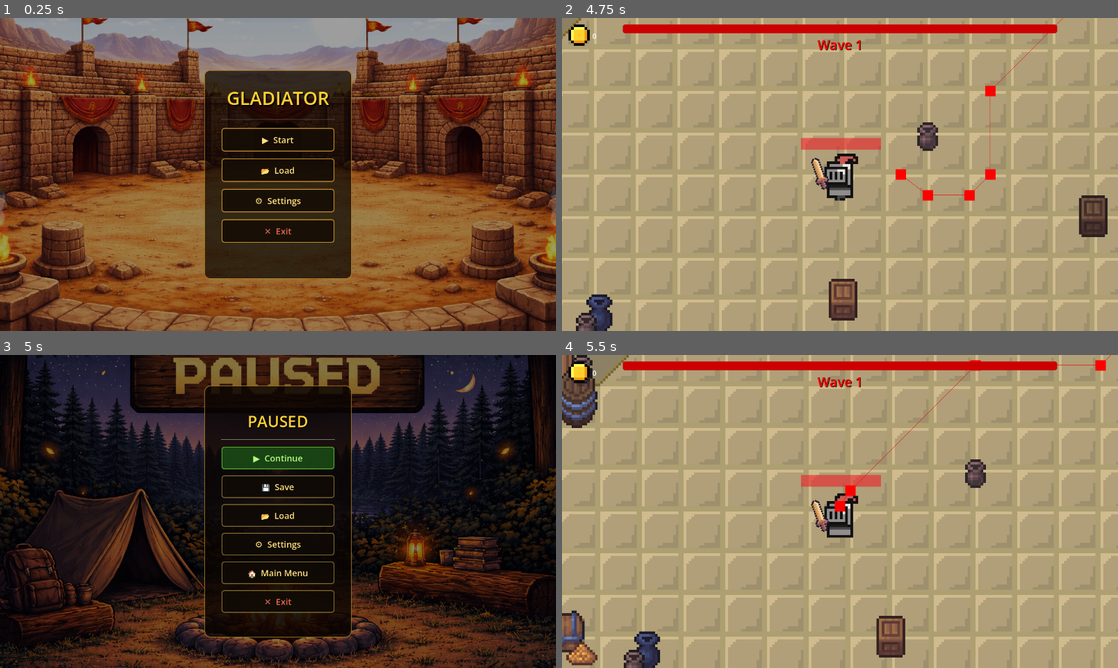
Above: before the commit, frames 1-4 (two rows, left to right).
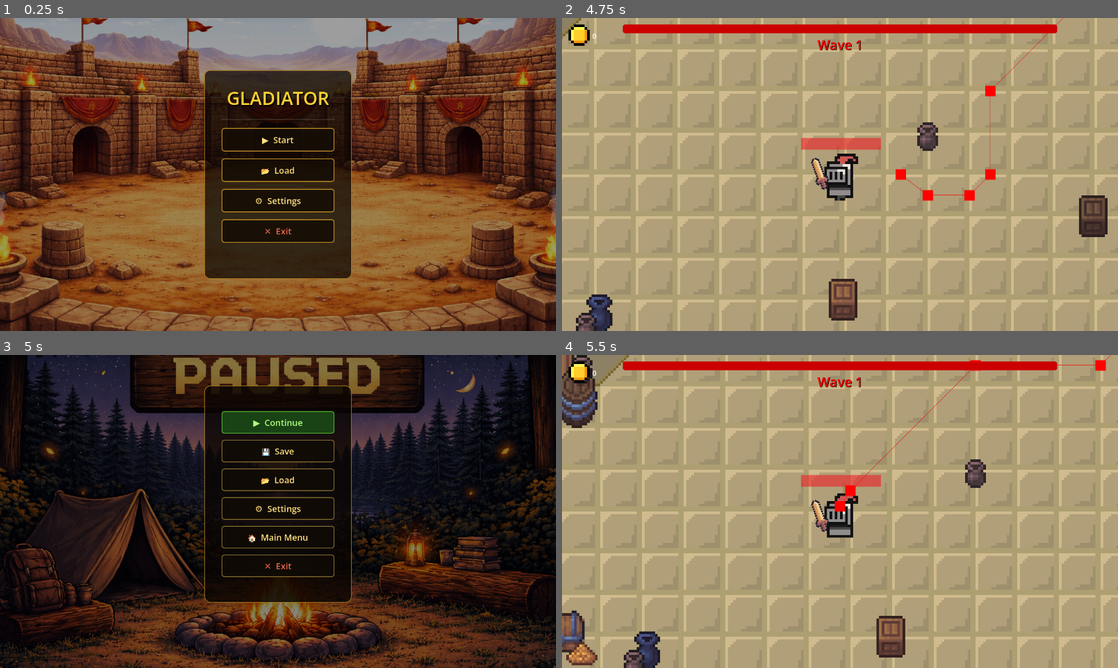
Above: after the commit, the same moments.

Repository: DavydGladius/Gladiator
Game: Godot game, scene res://Scenes/main_menu.tscn
The game is run twice, just before and just after one commit, with the same random seed, the same clock (stepped at 60 frames per second) and the same inputs. Sound files missing from this copy of the repository are replaced by a short silence.
Inputs (mouse positions are in pixels of both pictures, inside the frame that each line leads up to):
- Up to frame 1 (0.25 s): no input
- Up to frame 2 (4.75 s): click "▶ Start" at 0.5 s; tap Enter at 1.25 s; move the mouse to (962, 158) at 1.27 s; hold D (right) 1.28-2 s; click (962, 158) at 1.35 s; drag from (728, 190) to (867, 146) at 2.02 s; move the mouse to (895, 105) at 2.77 s; hold D (right) 2.78-3.5 s; hold Shift 2.78-3.5 s; drag from (812, 237) to (673, 127) at 3.52 s; move the mouse to (1006, 221) at 4.27 s; hold A (left) from 4.28 s (still down); tap Ctrl at 4.35 s
- Up to frame 3 (5 s): keep holding A (left); tap Escape (Escape) at 4.9 s
- Up to frame 4 (5.5 s): release A (left) at 5 s; click "▶ Continue" at 5 s

Frames 1-2 are identical in both runs. In frame 3, 7.1% of the frame differs, in the area x 36-64%, y 17-91%; in frame 4, nothing differs.

Commit message:
UI overhaul PART1.1 minor fixes

Diff:
--- a/Scenes/SettingsWindow.tscn
+++ b/Scenes/SettingsWindow.tscn
@@ -18,7 +18,7 @@
 corner_radius_bottom_left = 12
 
 [sub_resource type="StyleBoxFlat" id="StyleBoxFlat_slider_bg"]
-bg_color = Color(0.15, 0.1, 0.03, 1.0)
+bg_color = Color(0.15, 0.1, 0.03, 1)
 border_width_left = 1
 border_width_top = 1
 border_width_right = 1
@@ -30,13 +30,17 @@
 corner_radius_bottom_left = 4
 
 [sub_resource type="StyleBoxFlat" id="StyleBoxFlat_slider_fill"]
-bg_color = Color(0.8, 0.6, 0.1, 1.0)
+bg_color = Color(0.8, 0.6, 0.1, 1)
 corner_radius_top_left = 4
 corner_radius_top_right = 4
 corner_radius_bottom_right = 4
 corner_radius_bottom_left = 4
 
 [sub_resource type="StyleBoxFlat" id="StyleBoxFlat_btn_normal"]
+content_margin_left = 20.0
+content_margin_top = 10.0
+content_margin_right = 20.0
+content_margin_bottom = 10.0
 bg_color = Color(0.08, 0.05, 0.02, 0.88)
 border_width_left = 2
 border_width_top = 2
@@ -47,42 +51,38 @@
 corner_radius_top_right = 6
 corner_radius_bottom_right = 6
 corner_radius_bottom_left = 6
+
+[sub_resource type="StyleBoxFlat" id="StyleBoxFlat_btn_pressed"]
 content_margin_left = 20.0
+content_margin_top = 10.0
 content_margin_right = 20.0
-content_margin_top = 10.0
 content_margin_bottom = 10.0
-
-[sub_resource type="StyleBoxFlat" id="StyleBoxFlat_btn_hover"]
-bg_color = Color(0.5, 0.32, 0.05, 0.95)
-border_width_left = 2
-border_width_top = 2
-border_width_right = 2
-border_width_bottom = 2
-border_color = Color(1.0, 0.78, 0.2, 1.0)
+bg_color = Color(0.3, 0.18, 0.02, 1)
+border_width_left = 2
+border_width_top = 2
+border_width_right = 2
+border_width_bottom = 2
+border_color = Color(1, 0.9, 0.3, 1)
 corner_radius_top_left = 6
 corner_radius_top_right = 6
 corner_radius_bottom_right = 6
 corner_radius_bottom_left = 6
+
+[sub_resource type="StyleBoxFlat" id="StyleBoxFlat_btn_hover"]
 content_margin_left = 20.0
+content_margin_top = 10.0
 content_margin_right = 20.0
-content_margin_top = 10.0
 content_margin_bottom = 10.0
-
-[sub_resource type="StyleBoxFlat" id="StyleBoxFlat_btn_pressed"]
-bg_color = Color(0.3, 0.18, 0.02, 1.0)
-border_width_left = 2
-border_width_top = 2
-border_width_right = 2
-border_width_bottom = 2
-border_color = Color(1.0, 0.9, 0.3, 1.0)
+bg_color = Color(0.5, 0.32, 0.05, 0.95)
+border_width_left = 2
+border_width_top = 2
+border_width_right = 2
+border_width_bottom = 2
+border_color = Color(1, 0.78, 0.2, 1)
 corner_radius_top_left = 6
 corner_radius_top_right = 6
 corner_radius_bottom_right = 6
 corner_radius_bottom_left = 6
-content_margin_left = 20.0
-content_margin_right = 20.0
-content_margin_top = 10.0
-content_margin_bottom = 10.0
 
 [node name="Settings" type="Panel" unique_id=1258985486]
 anchors_preset = 15
@@ -93,7 +93,8 @@
 theme_override_styles/panel = SubResource("StyleBoxFlat_main")
 script = ExtResource("1_w8q4c")
 
-[node name="BgTexture" type="TextureRect" parent="."]
+[node name="BgTexture" type="TextureRect" parent="." unique_id=1167359595]
+modulate = Color(1, 1, 1, 0.55)
 layout_mode = 1
 anchors_preset = 15
 anchor_right = 1.0
@@ -102,18 +103,17 @@
 grow_vertical = 2
 texture = ExtResource("3_setbg")
 stretch_mode = 6
-modulate = Color(1, 1, 1, 0.55)
-
-[node name="DarkTint" type="ColorRect" parent="."]
+
+[node name="DarkTint" type="ColorRect" parent="." unique_id=52233090]
 layout_mode = 1
 anchors_preset = 15
 anchor_right = 1.0
 anchor_bottom = 1.0
 grow_horizontal = 2
 grow_vertical = 2
-color = Color(0.0, 0.0, 0.0, 0.55)
-
-[node name="CenterContainer" type="CenterContainer" parent="."]
+color = Color(0, 0, 0, 0.55)
+
+[node name="CenterContainer" type="CenterContainer" parent="." unique_id=1966738408]
 layout_mode = 1
 anchors_preset = 15
 anchor_right = 1.0
@@ -121,49 +121,41 @@
 grow_horizontal = 2
 grow_vertical = 2
 
-[node name="InnerPanel" type="PanelContainer" parent="CenterContainer"]
-layout_mode = 2
+[node name="InnerPanel" type="PanelContainer" parent="CenterContainer" unique_id=819657597]
 custom_minimum_size = Vector2(500, 0)
+layout_mode = 2
 theme_override_styles/panel = SubResource("StyleBoxFlat_main")
 
-[node name="VBoxLayout" type="VBoxContainer" parent="CenterContainer/InnerPanel"]
+[node name="VBoxLayout" type="VBoxContainer" parent="CenterContainer/InnerPanel" unique_id=1970813029]
 layout_mode = 2
 theme_override_constants/separation = 22
-offset_left = 30.0
-offset_top = 20.0
-offset_right = -30.0
-offset_bottom = -20.0
 
 [node name="Settings Label" type="Label" parent="CenterContainer/InnerPanel/VBoxLayout" unique_id=1732027832]
 layout_mode = 2
-theme_override_font_sizes/font_size = 38
-theme_override_colors/font_color = Color(1.0, 0.82, 0.2, 1.0)
-theme_override_colors/font_shadow_color = Color(0.0, 0.0, 0.0, 0.85)
-theme_override_constants/shadow_offset_x = 2
+theme_override_colors/font_color = Color(1, 0.82, 0.2, 1)
+theme_override_colors/font_shadow_color = Color(0, 0, 0, 0.85)
+theme_override_constants/shadow_offset_x = 1
 theme_override_constants/shadow_offset_y = 2
-text = "SETTINGS"
+theme_override_font_sizes/font_size = 15
+text = " "
 horizontal_alignment = 1
 
-[node name="TitleSep" type="HSeparator" parent="CenterContainer/InnerPanel/VBoxLayout"]
-layout_mode = 2
-theme_override_colors/separator_color = Color(0.65, 0.5, 0.12, 0.7)
-
-[node name="MusicRow" type="HBoxContainer" parent="CenterContainer/InnerPanel/VBoxLayout"]
+[node name="MusicRow" type="HBoxContainer" parent="CenterContainer/InnerPanel/VBoxLayout" unique_id=1382308520]
 layout_mode = 2
 theme_override_constants/separation = 20
 
 [node name="Music controls label" type="Label" parent="CenterContainer/InnerPanel/VBoxLayout/MusicRow" unique_id=1067116225]
-layout_mode = 2
 custom_minimum_size = Vector2(100, 0)
-theme_override_font_sizes/font_size = 20
-theme_override_colors/font_color = Color(0.95, 0.85, 0.55, 1.0)
+layout_mode = 2
+theme_override_colors/font_color = Color(0.95, 0.85, 0.55, 1)
+theme_override_font_sizes/font_size = 20
 text = "Music"
 vertical_alignment = 1
 
 [node name="Audio control" type="HSlider" parent="CenterContainer/InnerPanel/VBoxLayout/MusicRow" unique_id=1196352827]
+custom_minimum_size = Vector2(300, 28)
 layout_mode = 2
 size_flags_horizontal = 3
-custom_minimum_size = Vector2(300, 28)
 theme_override_styles/slider = SubResource("StyleBoxFlat_slider_bg")
 theme_override_styles/grabber_area = SubResource("StyleBoxFlat_slider_fill")
 theme_override_styles/grabber_area_highlight = SubResource("StyleBoxFlat_slider_fill")
@@ -173,22 +165,22 @@
 script = ExtResource("1_uv8lj")
 audio_bus_name = "Music"
 
-[node name="SFXRow" type="HBoxContainer" parent="CenterContainer/InnerPanel/VBoxLayout"]
+[node name="SFXRow" type="HBoxContainer" parent="CenterContainer/InnerPanel/VBoxLayout" unique_id=1637505449]
 layout_mode = 2
 theme_override_constants/separation = 20
 
 [node name="SFX controls label2" type="Label" parent="CenterContainer/InnerPanel/VBoxLayout/SFXRow" unique_id=735152743]
-layout_mode = 2
 custom_minimum_size = Vector2(100, 0)
-theme_override_font_sizes/font_size = 20
-theme_override_colors/font_color = Color(0.95, 0.85, 0.55, 1.0)
+layout_mode = 2
+theme_override_colors/font_color = Color(0.95, 0.85, 0.55, 1)
+theme_override_font_sizes/font_size = 20
 text = "SFX"
 vertical_alignment = 1
 
 [node name="Audio control2" type="HSlider" parent="CenterContainer/InnerPanel/VBoxLayout/SFXRow" unique_id=1452648667]
+custom_minimum_size = Vector2(300, 28)
 layout_mode = 2
 size_flags_horizontal = 3
-custom_minimum_size = Vector2(300, 28)
 theme_override_styles/slider = SubResource("StyleBoxFlat_slider_bg")
 theme_override_styles/grabber_area = SubResource("StyleBoxFlat_slider_fill")
 theme_override_styles/grabber_area_highlight = SubResource("StyleBoxFlat_slider_fill")
@@ -198,36 +190,31 @@
 script = ExtResource("1_uv8lj")
 audio_bus_name = "SFX"
 
-[node name="FullscreenRow" type="HBoxContainer" parent="CenterContainer/InnerPanel/VBoxLayout"]
-layout_mode = 2
-
-[node name="FSLabel" type="Label" parent="CenterContainer/InnerPanel/VBoxLayout/FullscreenRow"]
+[node name="FullscreenRow" type="HBoxContainer" parent="CenterContainer/InnerPanel/VBoxLayout" unique_id=1394383943]
+layout_mode = 2
+
+[node name="FSLabel" type="Label" parent="CenterContainer/InnerPanel/VBoxLayout/FullscreenRow" unique_id=1120026598]
 layout_mode = 2
 size_flags_horizontal = 3
-theme_override_font_sizes/font_size = 20
-theme_override_colors/font_color = Color(0.95, 0.85, 0.55, 1.0)
+theme_override_colors/font_color = Color(0.95, 0.85, 0.55, 1)
+theme_override_font_sizes/font_size = 20
 text = "Fullscreen"
 vertical_alignment = 1
 
 [node name="FullscreenControl" type="CheckButton" parent="CenterContainer/InnerPanel/VBoxLayout/FullscreenRow" unique_id=1672254392]
 layout_mode = 2
-text = ""
 script = ExtResource("2_w8q4c")
-
-[node name="BottomSep" type="HSeparator" parent="CenterContainer/InnerPanel/VBoxLayout"]
-layout_mode = 2
-theme_override_colors/separator_color = Color(0.65, 0.5, 0.12, 0.7)
 
 [node name="Back" type="Button" parent="CenterContainer/InnerPanel/VBoxLayout" unique_id=1085719670]
 custom_minimum_size = Vector2(200, 52)
 layout_mode = 2
 size_flags_horizontal = 4
+theme_override_colors/font_color = Color(1, 0.88, 0.5, 1)
+theme_override_colors/font_hover_color = Color(1, 1, 0.8, 1)
+theme_override_font_sizes/font_size = 20
 theme_override_styles/normal = SubResource("StyleBoxFlat_btn_normal")
+theme_override_styles/pressed = SubResource("StyleBoxFlat_btn_pressed")
 theme_override_styles/hover = SubResource("StyleBoxFlat_btn_hover")
-theme_override_styles/pressed = SubResource("StyleBoxFlat_btn_pressed")
-theme_override_colors/font_color = Color(1.0, 0.88, 0.5, 1.0)
-theme_override_colors/font_hover_color = Color(1.0, 1.0, 0.8, 1.0)
-theme_override_font_sizes/font_size = 20
 text = "◀  Back"
 
 [connection signal="value_changed" from="CenterContainer/InnerPanel/VBoxLayout/MusicRow/Audio control" to="CenterContainer/InnerPanel/VBoxLayout/MusicRow/Audio control" method="_on_value_changed"]
--- a/Scenes/pause_menu.tscn
+++ b/Scenes/pause_menu.tscn
@@ -6,13 +6,13 @@
 [ext_resource type="Texture2D" uid="uid://cynbk8m367hn" path="res://assets/Backgrounds/PauseBackground.png" id="4_pbg"]
 
 [sub_resource type="StyleBoxFlat" id="StyleBoxFlat_panel_bg"]
-bg_color = Color(0.0, 0.0, 0.0, 0.0)
-border_width_left = 0
-border_width_top = 0
-border_width_right = 0
-border_width_bottom = 0
+bg_color = Color(0, 0, 0, 0)
 
 [sub_resource type="StyleBoxFlat" id="StyleBoxFlat_inner"]
+content_margin_left = 40.0
+content_margin_top = 35.0
+content_margin_right = 40.0
+content_margin_bottom = 35.0
 bg_color = Color(0.04, 0.02, 0.01, 0.82)
 border_width_left = 2
 border_width_top = 2
@@ -23,12 +23,44 @@
 corner_radius_top_right = 14
 corner_radius_bottom_right = 14
 corner_radius_bottom_left = 14
-content_margin_left = 40.0
-content_margin_right = 40.0
-content_margin_top = 35.0
-content_margin_bottom = 35.0
+
+[sub_resource type="StyleBoxFlat" id="StyleBoxFlat_btn_continue"]
+content_margin_left = 18.0
+content_margin_top = 8.0
+content_margin_right = 18.0
+content_margin_bottom = 8.0
+bg_color = Color(0.1, 0.28, 0.08, 0.92)
+border_width_left = 2
+border_width_top = 2
+border_width_right = 2
+border_width_bottom = 2
+border_color = Color(0.35, 0.75, 0.2, 0.9)
+corner_radius_top_left = 6
+corner_radius_top_right = 6
+corner_radius_bottom_right = 6
+corner_radius_bottom_left = 6
+
+[sub_resource type="StyleBoxFlat" id="StyleBoxFlat_btn_continue_hover"]
+content_margin_left = 18.0
+content_margin_top = 8.0
+content_margin_right = 18.0
+content_margin_bottom = 8.0
+bg_color = Color(0.18, 0.5, 0.1, 0.98)
+border_width_left = 2
+border_width_top = 2
+border_width_right = 2
+border_width_bottom = 2
+border_color = Color(0.5, 1, 0.3, 1)
+corner_radius_top_left = 6
+corner_radius_top_right = 6
+corner_radius_bottom_right = 6
+corner_radius_bottom_left = 6
 
 [sub_resource type="StyleBoxFlat" id="StyleBoxFlat_btn_normal"]
+content_margin_left = 18.0
+content_margin_top = 8.0
+content_margin_right = 18.0
+content_margin_bottom = 8.0
 bg_color = Color(0.06, 0.04, 0.02, 0.88)
 border_width_left = 2
 border_width_top = 2
@@ -39,74 +71,38 @@
 corner_radius_top_right = 6
 corner_radius_bottom_right = 6
 corner_radius_bottom_left = 6
-content_margin_left = 18.0
-content_margin_right = 18.0
-content_margin_top = 8.0
-content_margin_bottom = 8.0
+
+[sub_resource type="StyleBoxFlat" id="StyleBoxFlat_btn_pressed"]
+content_margin_left = 18.0
+content_margin_top = 8.0
+content_margin_right = 18.0
+content_margin_bottom = 8.0
+bg_color = Color(0.28, 0.18, 0.02, 1)
+border_width_left = 2
+border_width_top = 2
+border_width_right = 2
+border_width_bottom = 2
+border_color = Color(1, 0.88, 0.3, 1)
+corner_radius_top_left = 6
+corner_radius_top_right = 6
+corner_radius_bottom_right = 6
+corner_radius_bottom_left = 6
 
 [sub_resource type="StyleBoxFlat" id="StyleBoxFlat_btn_hover"]
+content_margin_left = 18.0
+content_margin_top = 8.0
+content_margin_right = 18.0
+content_margin_bottom = 8.0
 bg_color = Color(0.45, 0.3, 0.05, 0.95)
 border_width_left = 2
 border_width_top = 2
 border_width_right = 2
 border_width_bottom = 2
-border_color = Color(1.0, 0.78, 0.2, 1.0)
-corner_radius_top_left = 6
-corner_radius_top_right = 6
-corner_radius_bottom_right = 6
-corner_radius_bottom_left = 6
-content_margin_left = 18.0
-content_margin_right = 18.0
-content_margin_top = 8.0
-content_margin_bottom = 8.0
-
-[sub_resource type="StyleBoxFlat" id="StyleBoxFlat_btn_pressed"]
-bg_color = Color(0.28, 0.18, 0.02, 1.0)
-border_width_left = 2
-border_width_top = 2
-border_width_right = 2
-border_width_bottom = 2
-border_color = Color(1.0, 0.88, 0.3, 1.0)
-corner_radius_top_left = 6
-corner_radius_top_right = 6
-corner_radius_bottom_right = 6
-corner_radius_bottom_left = 6
-content_margin_left = 18.0
-content_margin_right = 18.0
-content_margin_top = 8.0
-content_margin_bottom = 8.0
-
-[sub_resource type="StyleBoxFlat" id="StyleBoxFlat_btn_continue"]
-bg_color = Color(0.1, 0.28, 0.08, 0.92)
-border_width_left = 2
-border_width_top = 2
-border_width_right = 2
-border_width_bottom = 2
-border_color = Color(0.35, 0.75, 0.2, 0.9)
-corner_radius_top_left = 6
-corner_radius_top_right = 6
-corner_radius_bottom_right = 6
-corner_radius_bottom_left = 6
-content_margin_left = 18.0
-content_margin_right = 18.0
-content_margin_top = 8.0
-content_margin_bottom = 8.0
-
-[sub_resource type="StyleBoxFlat" id="StyleBoxFlat_btn_continue_hover"]
-bg_color = Color(0.18, 0.5, 0.1, 0.98)
-border_width_left = 2
-border_width_top = 2
-border_width_right = 2
-border_width_bottom = 2
-border_color = Color(0.5, 1.0, 0.3, 1.0)
-corner_radius_top_left = 6
-corner_radius_top_right = 6
-corner_radius_bottom_right = 6
-corner_radius_bottom_left = 6
-content_margin_left = 18.0
-content_margin_right = 18.0
-content_margin_top = 8.0
-content_margin_bottom = 8.0
+border_color = Color(1, 0.78, 0.2, 1)
+corner_radius_top_left = 6
+corner_radius_top_right = 6
+corner_radius_bottom_right = 6
+corner_radius_bottom_left = 6
 
 [node name="PauseMenu" type="Control" unique_id=1387866459]
 process_mode = 3
@@ -118,7 +114,7 @@
 grow_vertical = 2
 script = ExtResource("1_hdmo1")
 
-[node name="Background" type="TextureRect" parent="."]
+[node name="Background" type="TextureRect" parent="." unique_id=1595780574]
 layout_mode = 1
 anchors_preset = 15
 anchor_right = 1.0
@@ -128,14 +124,14 @@
 texture = ExtResource("4_pbg")
 stretch_mode = 6
 
-[node name="DarkOverlay" type="ColorRect" parent="."]
-layout_mode = 1
-anchors_preset = 15
-anchor_right = 1.0
-anchor_bottom = 1.0
-grow_horizontal = 2
-grow_vertical = 2
-color = Color(0.0, 0.0, 0.0, 0.48)
+[node name="DarkOverlay" type="ColorRect" parent="." unique_id=1509459529]
+layout_mode = 1
+anchors_preset = 15
+anchor_right = 1.0
+anchor_bottom = 1.0
+grow_horizontal = 2
+grow_vertical = 2
+color = Color(0, 0, 0, 0.48)
 
 [node name="Panel" type="Panel" parent="." unique_id=538209608]
 layout_mode = 1
@@ -152,11 +148,12 @@
 grow_vertical = 2
 theme_override_styles/panel = SubResource("StyleBoxFlat_panel_bg")
 
-[node name="InnerBox" type="PanelContainer" parent="Panel"]
-layout_mode = 1
-anchors_preset = 15
-anchor_right = 1.0
-anchor_bottom = 1.0
+[node name="InnerBox" type="PanelContainer" parent="Panel" unique_id=258156554]
+layout_mode = 1
+anchors_preset = 15
+anchor_right = 1.0
+anchor_bottom = 1.0
+offset_bottom = -80.0
 grow_horizontal = 2
 grow_vertical = 2
 theme_override_styles/panel = SubResource("StyleBoxFlat_inner")
@@ -166,92 +163,77 @@
 theme_override_constants/separation = 14
 alignment = 1
 
-[node name="Title" type="Label" parent="Panel/InnerBox/VBoxContainer"]
-layout_mode = 2
-theme_override_font_sizes/font_size = 36
-theme_override_colors/font_color = Color(1.0, 0.82, 0.2, 1.0)
-theme_override_colors/font_shadow_color = Color(0.0, 0.0, 0.0, 0.9)
-theme_override_constants/shadow_offset_x = 2
-theme_override_constants/shadow_offset_y = 2
-text = "PAUSED"
-horizontal_alignment = 1
-
-[node name="Separator" type="HSeparator" parent="Panel/InnerBox/VBoxContainer"]
-layout_mode = 2
-theme_override_colors/separator_color = Color(0.65, 0.5, 0.12, 0.7)
-theme_override_constants/separation = 6
-
 [node name="Continue" type="Button" parent="Panel/InnerBox/VBoxContainer" unique_id=1554213541]
 custom_minimum_size = Vector2(260, 52)
 layout_mode = 2
 size_flags_horizontal = 4
+theme_override_colors/font_color = Color(0.7, 1, 0.5, 1)
+theme_override_colors/font_hover_color = Color(0.85, 1, 0.65, 1)
+theme_override_font_sizes/font_size = 20
 theme_override_styles/normal = SubResource("StyleBoxFlat_btn_continue")
+theme_override_styles/pressed = SubResource("StyleBoxFlat_btn_continue")
 theme_override_styles/hover = SubResource("StyleBoxFlat_btn_continue_hover")
-theme_override_styles/pressed = SubResource("StyleBoxFlat_btn_continue")
-theme_override_colors/font_color = Color(0.7, 1.0, 0.5, 1.0)
-theme_override_colors/font_hover_color = Color(0.85, 1.0, 0.65, 1.0)
-theme_override_font_sizes/font_size = 20
 text = "▶  Continue"
 
 [node name="Save" type="Button" parent="Panel/InnerBox/VBoxContainer" unique_id=400769106]
 custom_minimum_size = Vector2(260, 52)
 layout_mode = 2
 size_flags_horizontal = 4
-theme_override_styles/normal = SubResource("StyleBoxFlat_btn_normal")
-theme_override_styles/hover = SubResource("StyleBoxFlat_btn_hover")
-theme_override_styles/pressed = SubResource("StyleBoxFlat_btn_pressed")
-theme_override_colors/font_color = Color(1.0, 0.88, 0.5, 1.0)
-theme_override_colors/font_hover_color = Color(1.0, 1.0, 0.8, 1.0)
-theme_override_font_sizes/font_size = 20
+theme_override_colors/font_color = Color(1, 0.88, 0.5, 1)
+theme_override_colors/font_hover_color = Color(1, 1, 0.8, 1)
+theme_override_font_sizes/font_size = 20
+theme_override_styles/normal = SubResource("StyleBoxFlat_btn_normal")
+theme_override_styles/pressed = SubResource("StyleBoxFlat_btn_pressed")
+theme_override_styles/hover = SubResource("StyleBoxFlat_btn_hover")
 text = "💾  Save"
 
 [node name="Load" type="Button" parent="Panel/InnerBox/VBoxContainer" unique_id=1318362635]
 custom_minimum_size = Vector2(260, 52)
 layout_mode = 2
 size_flags_horizontal = 4
-theme_override_styles/normal = SubResource("StyleBoxFlat_btn_normal")
-theme_override_styles/hover = SubResource("StyleBoxFlat_btn_hover")
-theme_override_styles/pressed = SubResource("StyleBoxFlat_btn_pressed")
-theme_override_colors/font_color = Color(1.0, 0.88, 0.5, 1.0)
-theme_override_colors/font_hover_color = Color(1.0, 1.0, 0.8, 1.0)
-theme_override_font_sizes/font_size = 20
+theme_override_colors/font_color = Color(1, 0.88, 0.5, 1)
+theme_override_colors/font_hover_color = Color(1, 1, 0.8, 1)
+theme_override_font_sizes/font_size = 20
+theme_override_styles/normal = SubResource("StyleBoxFlat_btn_normal")
+theme_override_styles/pressed = SubResource("StyleBoxFlat_btn_pressed")
+theme_override_styles/hover = SubResource("StyleBoxFlat_btn_hover")
 text = "📂  Load"
 
 [node name="Settings" type="Button" parent="Panel/InnerBox/VBoxContainer" unique_id=2097545268]
 custom_minimum_size = Vector2(260, 52)
 layout_mode = 2
 size_flags_horizontal = 4
-theme_override_styles/normal = SubResource("StyleBoxFlat_btn_normal")
-theme_override_styles/hover = SubResource("StyleBoxFlat_btn_hover")
-theme_override_styles/pressed = SubResource("StyleBoxFlat_btn_pressed")
-theme_override_colors/font_color = Color(1.0, 0.88, 0.5, 1.0)
-theme_override_colors/font_hover_color = Color(1.0, 1.0, 0.8, 1.0)
-theme_override_font_sizes/font_size = 20
+theme_override_colors/font_color = Color(1, 0.88, 0.5, 1)
+theme_override_colors/font_hover_color = Color(1, 1, 0.8, 1)
+theme_override_font_sizes/font_size = 20
+theme_override_styles/normal = SubResource("StyleBoxFlat_btn_normal")
+theme_override_styles/pressed = SubResource("StyleBoxFlat_btn_pressed")
+theme_override_styles/hover = SubResource("StyleBoxFlat_btn_hover")
 text = "⚙  Settings"
 
 [node name="Main Menu" type="Button" parent="Panel/InnerBox/VBoxContainer" unique_id=302968112]
 custom_minimum_size = Vector2(260, 52)
 layout_mode = 2
 size_flags_horizontal = 4
-theme_override_styles/normal = SubResource("StyleBoxFlat_btn_normal")
-theme_override_styles/hover = SubResource("StyleBoxFlat_btn_hover")
-theme_override_styles/pressed = SubResource("StyleBoxFlat_btn_pressed")
-theme_override_colors/font_color = Color(1.0, 0.88, 0.5, 1.0)
-theme_override_colors/font_hover_color = Color(1.0, 1.0, 0.8, 1.0)
-theme_override_font_sizes/font_size = 20
+theme_override_colors/font_color = Color(1, 0.88, 0.5, 1)
+theme_override_colors/font_hover_color = Color(1, 1, 0.8, 1)
+theme_override_font_sizes/font_size = 20
+theme_override_styles/normal = SubResource("StyleBoxFlat_btn_normal")
+theme_override_styles/pressed = SubResource("StyleBoxFlat_btn_pressed")
+theme_override_styles/hover = SubResource("StyleBoxFlat_btn_hover")
 text = "🏠  Main Menu"
 
 [node name="Exit" type="Button" parent="Panel/InnerBox/VBoxContainer" unique_id=1280246732]
 custom_minimum_size = Vector2(260, 52)
 layout_mode = 2
 size_flags_horizontal = 4
-theme_override_styles/normal = SubResource("StyleBoxFlat_btn_normal")
-theme_override_styles/hover = SubResource("StyleBoxFlat_btn_hover")
-theme_override_styles/pressed = SubResource("StyleBoxFlat_btn_pressed")
-theme_override_colors/font_color = Color(0.9, 0.4, 0.3, 1.0)
-theme_override_colors/font_hover_color = Color(1.0, 0.5, 0.4, 1.0)
-theme_override_colors/font_pressed_color = Color(0.8, 0.3, 0.2, 1.0)
-theme_override_font_sizes/font_size = 20
+theme_override_colors/font_color = Color(0.9, 0.4, 0.3, 1)
+theme_override_colors/font_pressed_color = Color(0.8, 0.3, 0.2, 1)
+theme_override_colors/font_hover_color = Color(1, 0.5, 0.4, 1)
+theme_override_font_sizes/font_size = 20
+theme_override_styles/normal = SubResource("StyleBoxFlat_btn_normal")
+theme_override_styles/pressed = SubResource("StyleBoxFlat_btn_pressed")
+theme_override_styles/hover = SubResource("StyleBoxFlat_btn_hover")
 text = "✕  Exit"
 
 [node name="AudioStreamPlayer" type="AudioStreamPlayer" parent="." unique_id=921761919]
Not shown: 1 places in Scenes/SettingsWindow.tscn that only renumber resources
